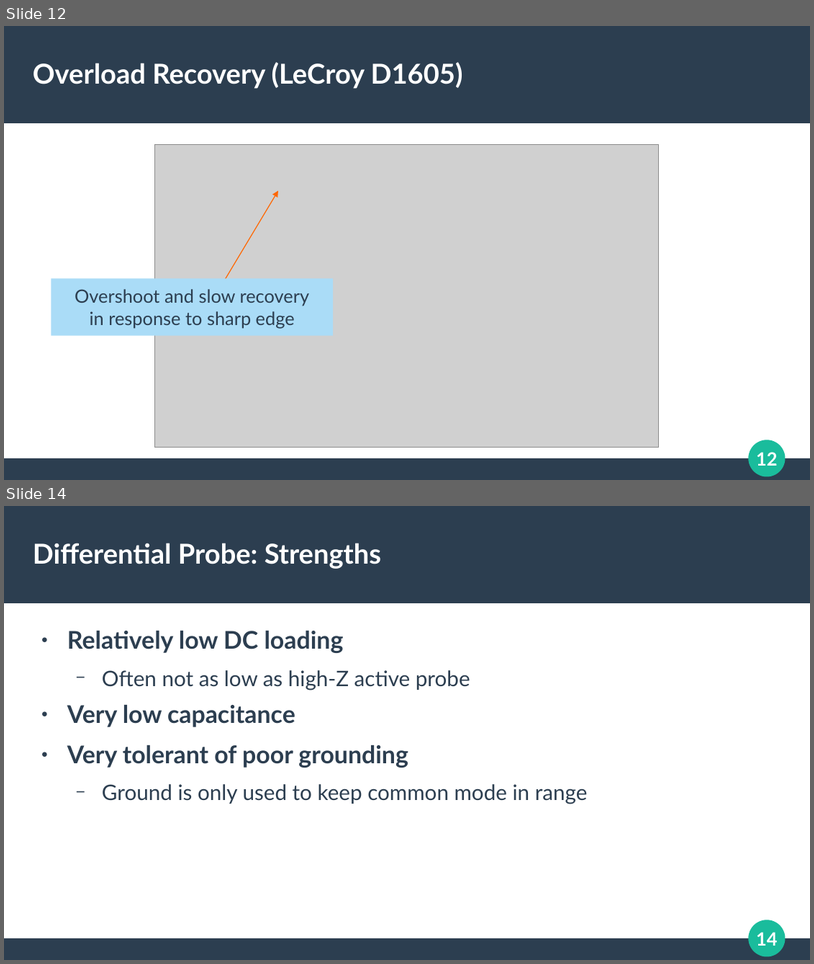
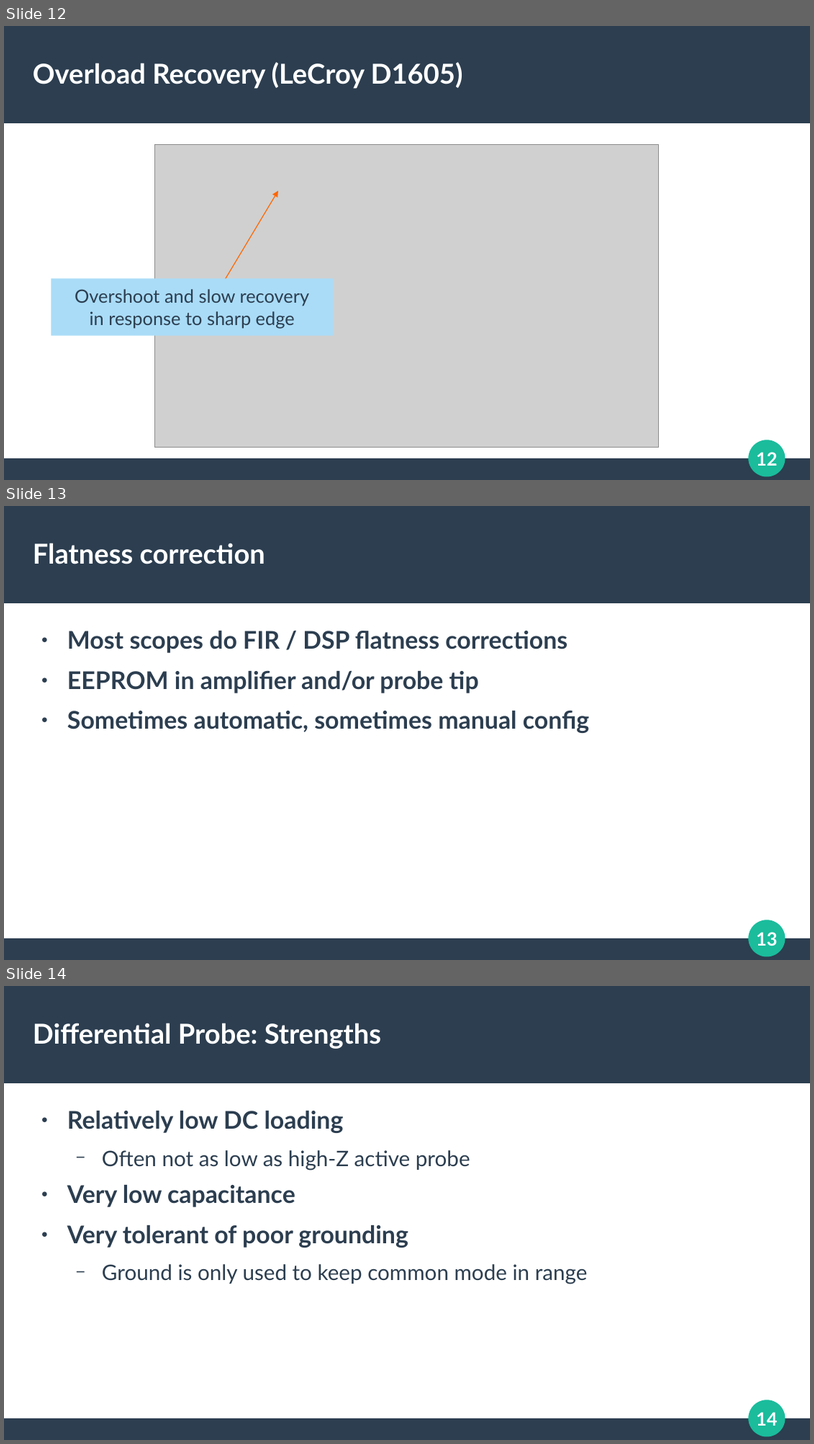
Before and after one commit to azonenberg/electronics-training, a slide deck: oscilloscope-probing/sec05-active-diff.odp. Shown one above the other, each under a label of ours: slides 12 and 14 before the commit, slides 12, 13 and 14 after it; the slides between them are not shown. The pictures are 814x964 and 814x1444 pixels, drawn with LibreOffice and Linux fonts; fonts in the diff are those of the drawing; grey boxes stand for pictures. Boxes give left, top, right and bottom in pixels: in the first picture for what was removed or moved away, otherwise in the second. Text is boxed around its words. In the diff, an @@ line names an element or a change of style, - is before the commit and + after.

```diff
--- a/oscilloscope-probing/sec05-active-diff.odp
+++ b/oscilloscope-probing/sec05-active-diff.odp
@@ slide 13 added at [4,506,810,960], background #FFFFFF; not listed: 4 template elements that a slide beside it also shows @@
@@ title added at [33,543,265,564], 27 pt, text #FFFFFF, bold @@
+Flatness correction
@@ text added at [67,631,589,733], 24 pt, text #2C3E50, bold @@
+● Most scopes do FIR / DSP flatness corrections
+● EEPROM in amplifier and/or probe tip
+● Sometimes automatic, sometimes manual config
```
Also in this commit, not shown: 3 slides changed, 1 other slide added, 2 slides removed, 3 other files.
